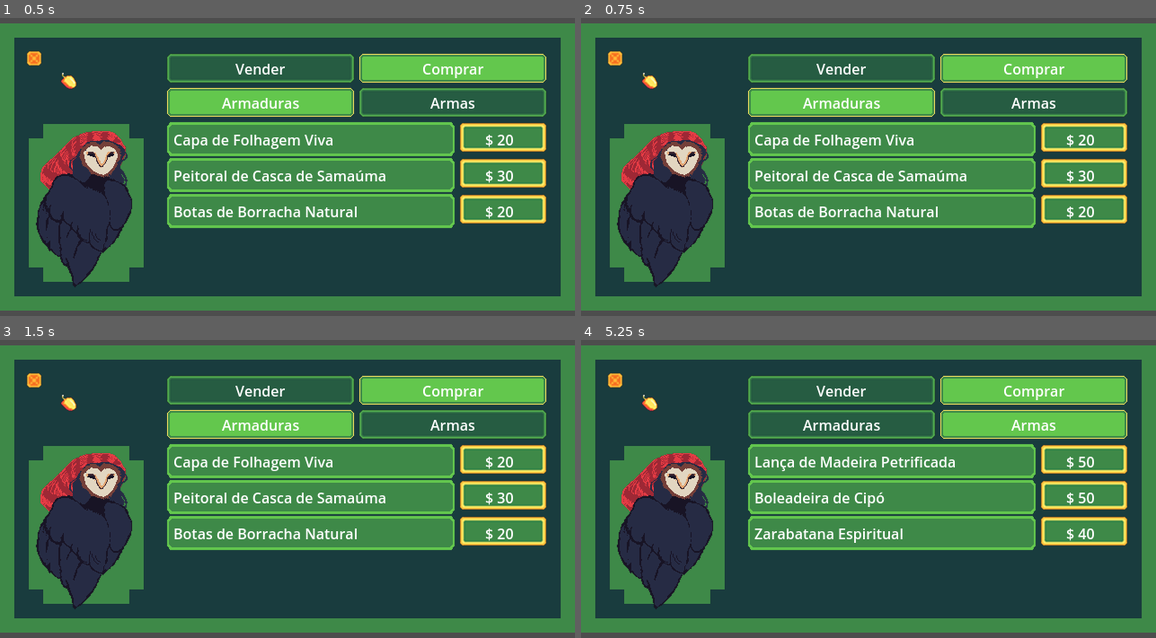
Above: before the commit, frames 1-4 (two rows, left to right).
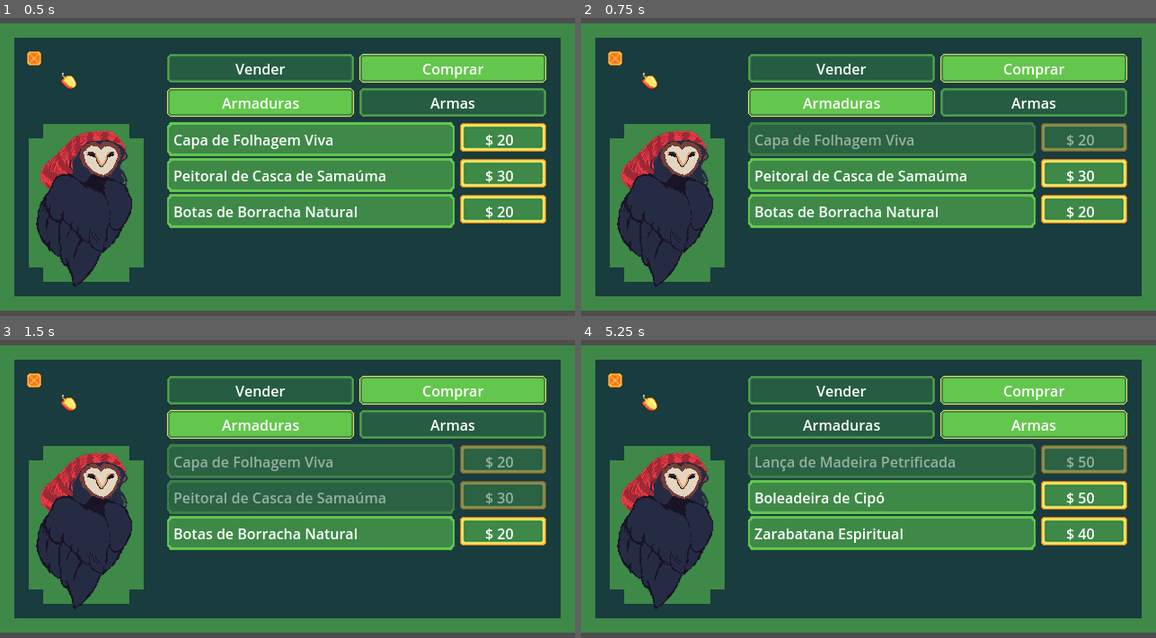
Above: after the commit, the same moments.

Repository: SamuelMTL/AmazonProject
Game: Godot game, scene res://Components/MatintaShopComponent/MatintaShop.tscn
Two runs of this game, one before a commit and one after it. Both use one fixed random seed, a clock stepped at 60 frames per second and the inputs below. This scene is started directly instead of the project's main scene.
Inputs:
- Up to frame 1 (0.5 s): no input
- Up to frame 2 (0.75 s): click "$ 20" at 0.5 s
- Up to frame 3 (1.5 s): click "$ 30" at 1.25 s
- Up to frame 4 (5.25 s): click "Vender" at 2 s; click "Comprar" at 2.75 s; click "Armaduras" at 3.5 s; click "Armas" at 4.25 s; click "$ 50" at 5 s

Frame 1 is identical in both runs. In frame 2, 7.1% of the frame differs, in the area x 29-95%, y 34-47%; in frame 3, 14%, in the area x 29-95%, y 34-59%; in frame 4, 7.1%.

Commit message:
itens compraveis

Diff:
--- a/amazonproject/Components/MatintaShopComponent/ShopItemComponent.tscn
+++ b/amazonproject/Components/MatintaShopComponent/ShopItemComponent.tscn
@@ -1,6 +1,7 @@
-[gd_scene load_steps=4 format=3 uid="uid://clxryy3qcs2o5"]
+[gd_scene load_steps=5 format=3 uid="uid://clxryy3qcs2o5"]
 
 [ext_resource type="Texture2D" uid="uid://de70vadiainsm" path="res://assets/MatintaShop/MatintaShopittem.png" id="1_2yhkr"]
+[ext_resource type="Script" path="res://Components/MatintaShopComponent/shop_item_component.gd" id="1_sipqw"]
 [ext_resource type="Texture2D" uid="uid://cic5bvngomt4a" path="res://assets/MatintaShop/MatintaShopbuybutton.png" id="2_gedt4"]
 [ext_resource type="Texture2D" uid="uid://dd6oveujqjwve" path="res://assets/MatintaShop/MatintaShopbuybuttonPressed.png" id="3_trwax"]
 
@@ -12,6 +13,7 @@
 offset_bottom = -0.0400009
 grow_horizontal = 2
 grow_vertical = 2
+script = ExtResource("1_sipqw")
 
 [node name="HBoxContainer" type="HBoxContainer" parent="."]
 layout_mode = 0
--- a/amazonproject/Components/MatintaShopComponent/matinta_shop.gd
+++ b/amazonproject/Components/MatintaShopComponent/matinta_shop.gd
@@ -55,16 +55,9 @@
 		var preco = itens[nome]
 		var item_instance = shop_item_scene.instantiate()
 
-		# Obtém os nós de texto corretamente
-		var item_name_node = item_instance.get_node("HBoxContainer/TextureRect/ItemName")
-		var item_price_node = item_instance.get_node("HBoxContainer/TextureButton/ItemPrice")
-
-		if item_name_node:
-			item_name_node.text = nome
-		if item_price_node:
-			item_price_node.text = "$ " + str(preco)
-
 		container.add_child(item_instance)
+		item_instance.shop_manager = self
+		item_instance.setup(nome, preco, tipo)
 
 
 func sell_collectible(item_name: String, amount: int):
--- /dev/null
+++ b/amazonproject/Components/MatintaShopComponent/shop_item_component.gd
@@ -0,0 +1,39 @@
+extends Control
+
+@onready var item_name_label = $HBoxContainer/TextureRect/ItemName
+@onready var item_price_label = $HBoxContainer/TextureButton/ItemPrice
+@onready var buy_button = $HBoxContainer/TextureButton
+
+var item_name: String
+var item_price: int
+var item_type: String
+
+var shop_manager
+
+func _ready() -> void:
+	buy_button.pressed.connect(_on_texture_button_pressed)
+
+func setup(nome: String, preco: int, tipo: String):
+	item_name = nome
+	item_price = preco
+	item_type = tipo
+
+	item_name_label.text = nome
+	item_price_label.text = "$ " + str(preco)
+
+
+func _on_texture_button_pressed() -> void:
+	var sucesso = false
+
+	if item_type == "weapon":
+		sucesso = shop_manager.buy_weapon(item_name)
+	elif item_type == "armor":
+		sucesso = shop_manager.buy_armor(item_name)
+
+	if sucesso:
+		# Desabilita o botão e reduz opacidade do item
+		buy_button.disabled = true
+		modulate.a = 0.5
+	else:
+		# Aqui você pode tocar um som de erro ou exibir uma mensagem
+		print("Compra falhou: moedas insuficientes ou item inválido.")
--- a/amazonproject/scripts/player_inventory.gd
+++ b/amazonproject/scripts/player_inventory.gd
@@ -1,6 +1,6 @@
 extends Node
 
-var coins: int = 0
+var coins: int = 100
 var collectibles: Dictionary = {}
 var weapons: Array = []
 var armors: Array = []
